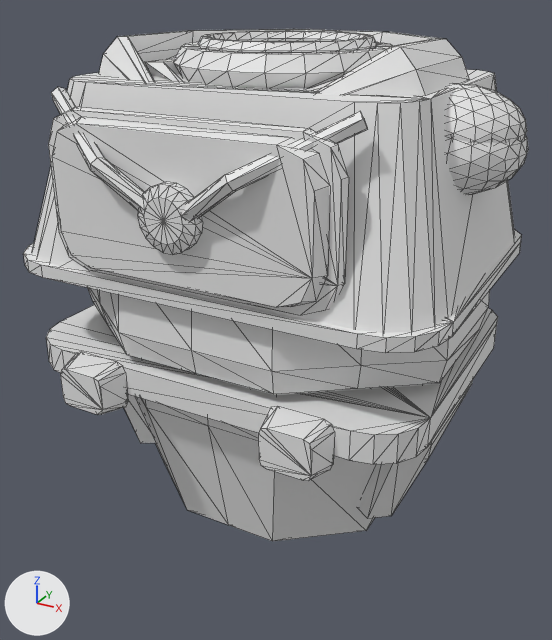
The OBJ model Models/person_fat_vge_combat_vacsuit.obj: old version first, new version second.
The view is the same before and after, from a camera (50 mm lens) standing at (0.571, -1.044, 0.872) and looking at (0.011, -0.026, 0.362). The lights are fixed; the arrows at lower left show +X, +Y and +Z. The first picture is the older version. Mesh edges are drawn as thin lines. Materials are left out; every surface is plain grey. Where no turn or scale is listed for an object, it has been applied to the vertices. Vertices at exactly the same position are counted once.

The first picture shows 'person_fat_vge_combat_vacsuit'.
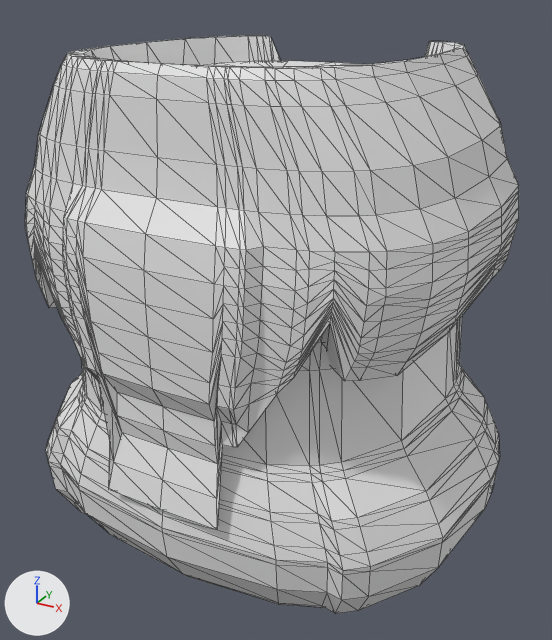
Scene script edits in JSON lines:
```json
{"block": "me_person_fat_vge_combat_vacsuit", "where": "# used by ob_person_fat_vge_combat_vacsuit; location = (0.0, 0.0, 0.0)"}
{"op": "remove", "block": "me_person_fat_vge_combat_vacsuit", "code": "me_person_fat_vge_combat_vacsuit.from_pydata(...)  # 2024 vertices, 3960 faces; spans x -0.37..0.37, y -0.309..0.301, z 0.0..0.8"}
{"op": "add", "block": "me_person_fat_vge_combat_vacsuit", "code": "me_person_fat_vge_combat_vacsuit.from_pydata(...)  # 1832 vertices, 3660 faces; spans x -0.383..0.383, y -0.346..0.321, z 0.0..0.786"}
{"block": "me_person_fat_vge_combat_vacsuit", "change": "me_person_fat_vge_combat_vacsuit part 1: the loose piece of 196 vertices spanning x -0.315..0.315, y -0.22..0.22, z 0.0..0.7 is rebuilt with 590 vertices and now spans x -0.383..0.383, y -0.345..0.306, z 0.0..0.75"}
{"block": "me_person_fat_vge_combat_vacsuit", "change": "me_person_fat_vge_combat_vacsuit part 2: the loose piece of 168 vertices spanning x -0.324..0.324, y -0.252..0.253, z 0.36..0.7 is rebuilt with 1242 vertices and now spans x -0.355..0.355, y -0.346..0.321, z 0.03..0.786"}
{"block": "me_person_fat_vge_combat_vacsuit", "change": "me_person_fat_vge_combat_vacsuit part 3: 27 loose pieces with 1660 vertices, spanning x -0.37..0.37, y -0.309..0.301, z 0.09..0.8, are deleted"}
```

What differs and where, as boxes [x1, y1, x2, y2] in the pictures (552 x 640 px):
```json
{"object": "person_fat_vge_combat_vacsuit", "change": "reshaped", "before": [23, 29, 528, 541], "after": [25, 35, 519, 614], "on screen": "13% taller"}
{"part": 1, "of": "me_person_fat_vge_combat_vacsuit", "change": "rebuilt", "before": [124, 380, 473, 541], "after": [46, 61, 500, 614]}
{"part": 2, "of": "me_person_fat_vge_combat_vacsuit", "change": "rebuilt", "before": [88, 288, 490, 394], "after": [25, 35, 519, 530]}
{"part": 3, "of": "me_person_fat_vge_combat_vacsuit", "change": "deleted", "before": [23, 29, 528, 480]}
```
